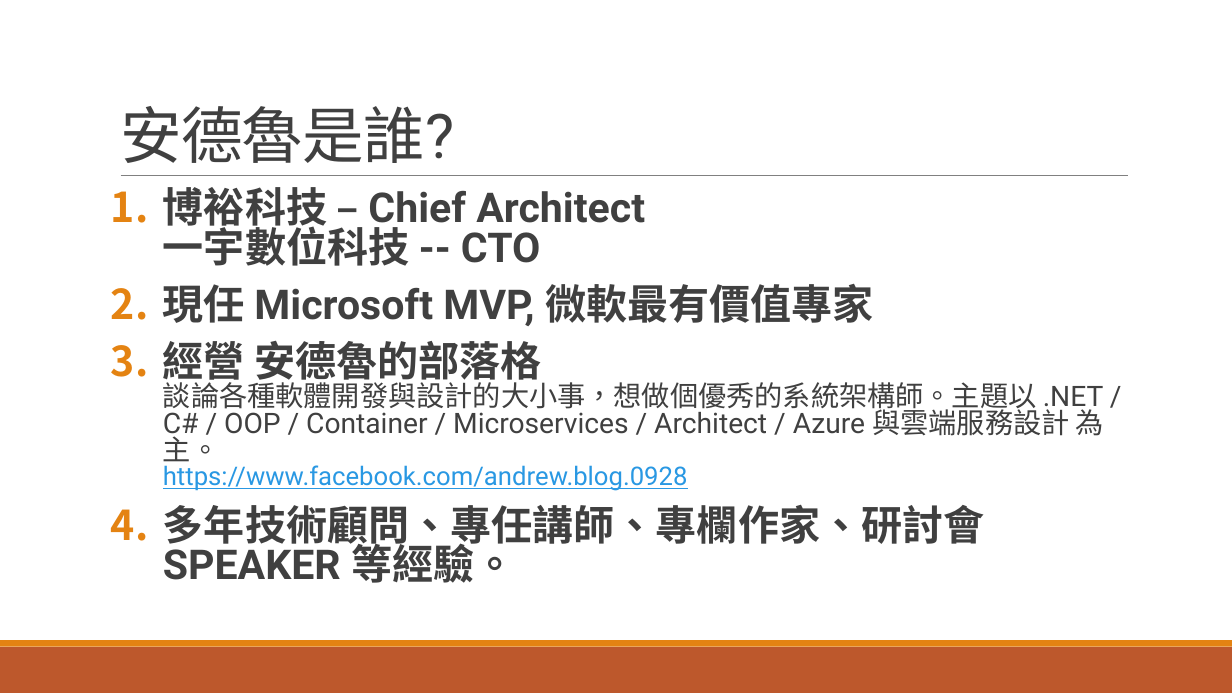
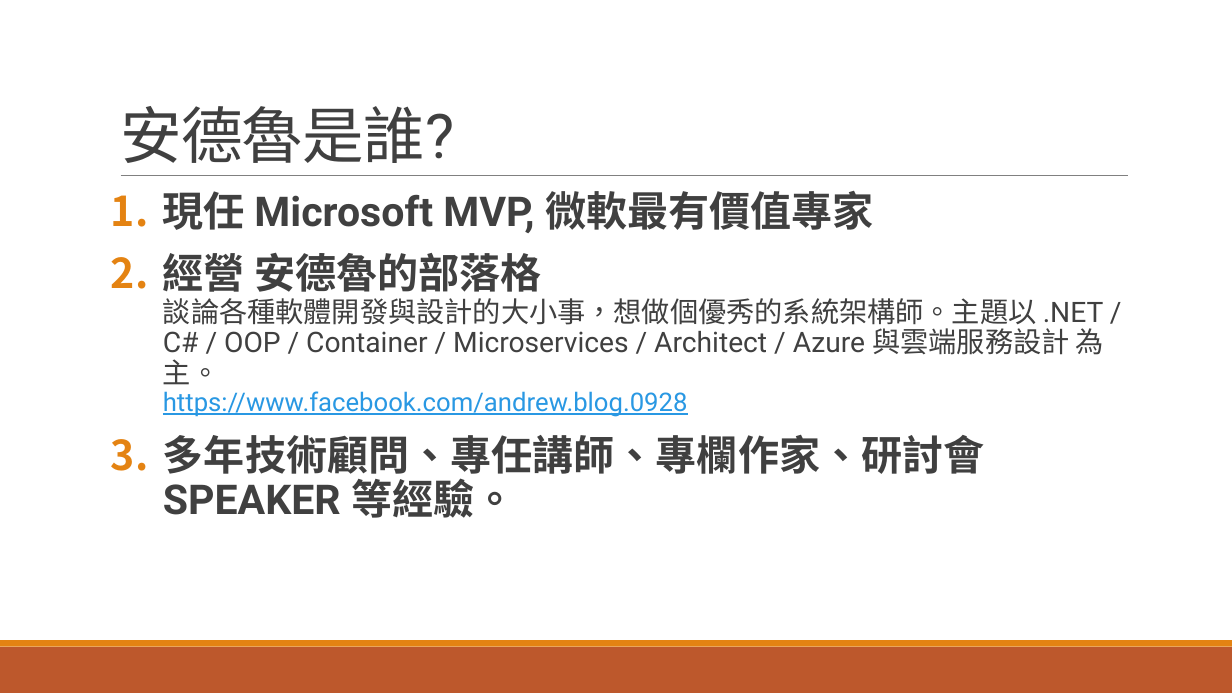
Before and after one commit to andrew0928/Meetup, a slide deck: slide 2 of 20170817.AzureCafe.Containers/slides.pptx. Drawn at 1232x693 pixels with LibreOffice and Linux fonts; fonts in the diff are those of the drawing. Boxes give left, top, right and bottom in pixels: in the first picture for what was removed or moved away, otherwise in the second. Text is boxed around its words. In the diff, an @@ line names an element or a change of style, - is before the commit and + after.

Commit message:
update slides

```diff
--- a/20170817.AzureCafe.Containers/slides.pptx
+++ b/20170817.AzureCafe.Containers/slides.pptx
@@ text "現任 Microsoft MVP, 微軟最有價值專家" at [163,191,1104,518]: line spacing 0.8 to 0.9 @@
@@ text at [163,187,645,266]: paragraph removed @@
-1. 博裕科技 – Chief Architect
-   一宇數位科技 -- CTO
```
